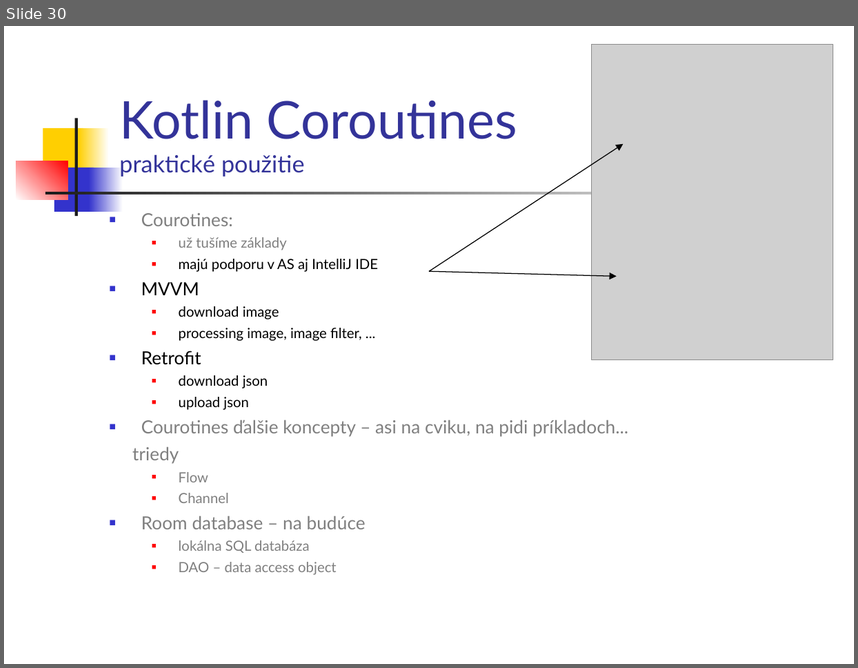
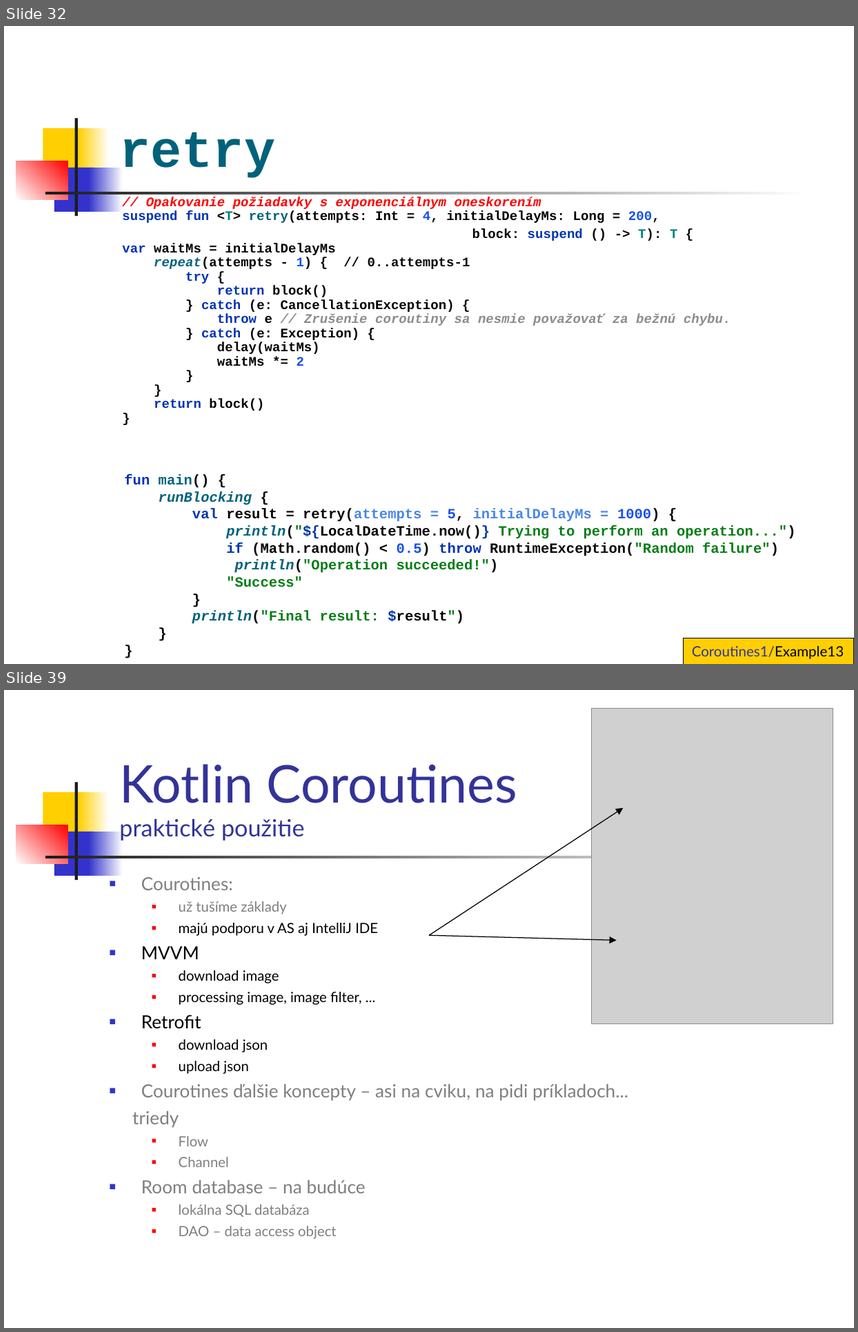
Before and after one commit to vmandro/Prednasky, a slide deck: 10/10_Android.ppt. Shown one above the other, each under a label of ours: slide 30 before the commit, slides 32 and 39 after it; the slides between them are not shown. The pictures are 858x668 and 858x1332 pixels, drawn with LibreOffice and Linux fonts; fonts in the diff are those of the drawing; grey boxes stand for pictures. Boxes give left, top, right and bottom in pixels: in the first picture for what was removed or moved away, otherwise in the second. Text is boxed around its words. In the diff, an @@ line names an element or a change of style, - is before the commit and + after.

```diff
--- a/10/10_Android.ppt
+++ b/10/10_Android.ppt
@@ slide 32 added at <box>4,26,854,664</box>, background #FFFFFF; not listed: 7 template elements that a slide beside it also shows @@
@@ title added at <box>119,132,275,178</box>, 44 pt, text #00627A, bold @@
+retry
@@ text added at <box>122,197,731,410</box>, 11.1 pt, text #000000, bold @@
+// Opakovanie požiadavky s exponenciálnym oneskorením
+suspend fun <T> retry(attempts: Int = 4, initialDelayMs: Long = 200,
+block: suspend () -> T): T {
+var waitMs = initialDelayMs
+repeat(attempts - 1) { // 0..attempts-1
+try {
+return block()
+} catch (e: CancellationException) {
+throw e // Zrušenie coroutiny sa nesmie považovať za bežnú chybu.
+} catch (e: Exception) {
+delay(waitMs)
+waitMs *= 2
+}
+}
+return block()
+}
@@ text added at <box>124,474,796,624</box>, 12 pt, text #067D17, bold @@
+fun main() {
+runBlocking {
+val result = retry(attempts = 5, initialDelayMs = 1000) {
+println("${LocalDateTime.now()} Trying to perform an operation...")
+if (Math.random() < 0.5) throw RuntimeException("Random failure")
+println("Operation succeeded!")
+"Success"
+}
+println("Final result: $result")
+}
+}
@@ rectangle added at <box>683,638,854,664</box>, fill #FFCF01, outline #000000 0.74 pt, 12 pt, text #333399 @@
+Coroutines1/Example13
@@ what was slide 30 is now slide 39 @@
```
Also in this commit, not shown: 8 slides changed, 9 other slides added, 4 other files.
